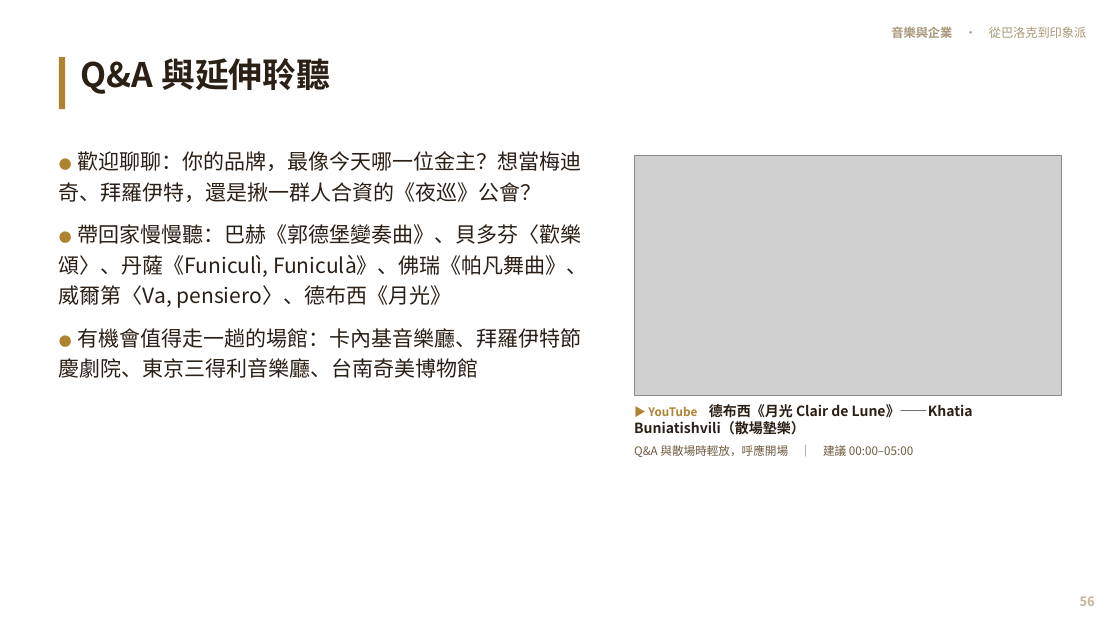
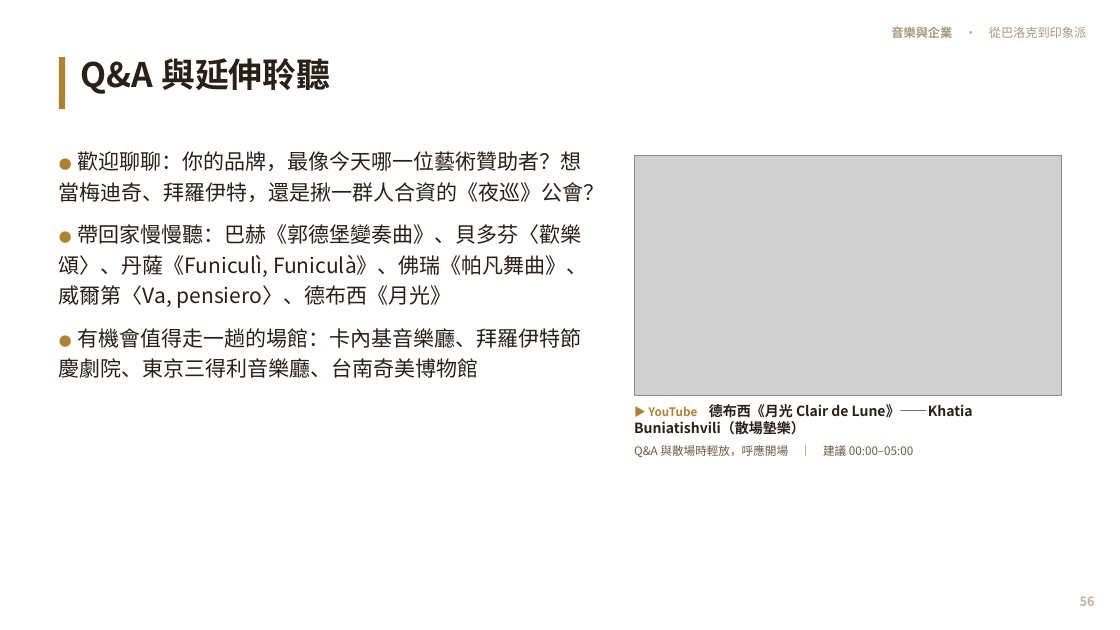
Before and after one commit to kblab2024/music-business-lecture, a slide deck: slide 56 of docs/downloads/音樂與企業-投影片.pptx. Drawn at 1120x630 pixels with LibreOffice and Linux fonts; fonts in the diff are those of the drawing; grey boxes stand for pictures. Boxes give left, top, right and bottom in pixels: in the first picture for what was removed or moved away, otherwise in the second. Text is boxed around its words. In the diff, an @@ line names an element or a change of style, - is before the commit and + after.

```diff
--- a/docs/downloads/音樂與企業-投影片.pptx
+++ b/docs/downloads/音樂與企業-投影片.pptx
@@ text at (59,151,605,202): text changed @@
-● 歡迎聊聊：你的品牌，最像今天哪一位金主？想當梅迪奇、拜羅伊特，還是揪一群人合資的《夜巡》公會？
+● 歡迎聊聊：你的品牌，最像今天哪一位藝術贊助者？想當梅迪奇、拜羅伊特，還是揪一群人合資的《夜巡》公會？
```
Also in this commit, not shown: 13 other slides changed, 7 other files.
